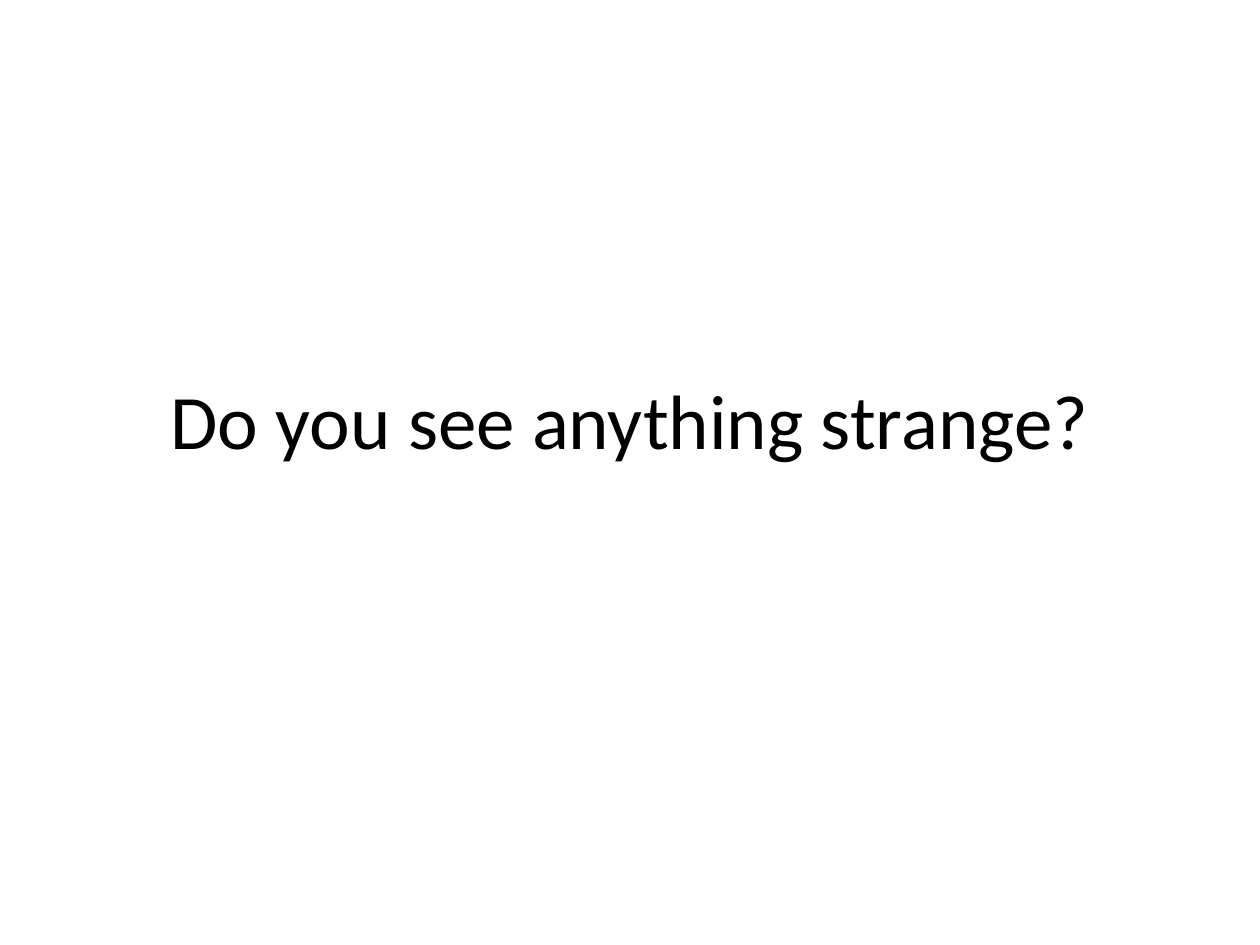
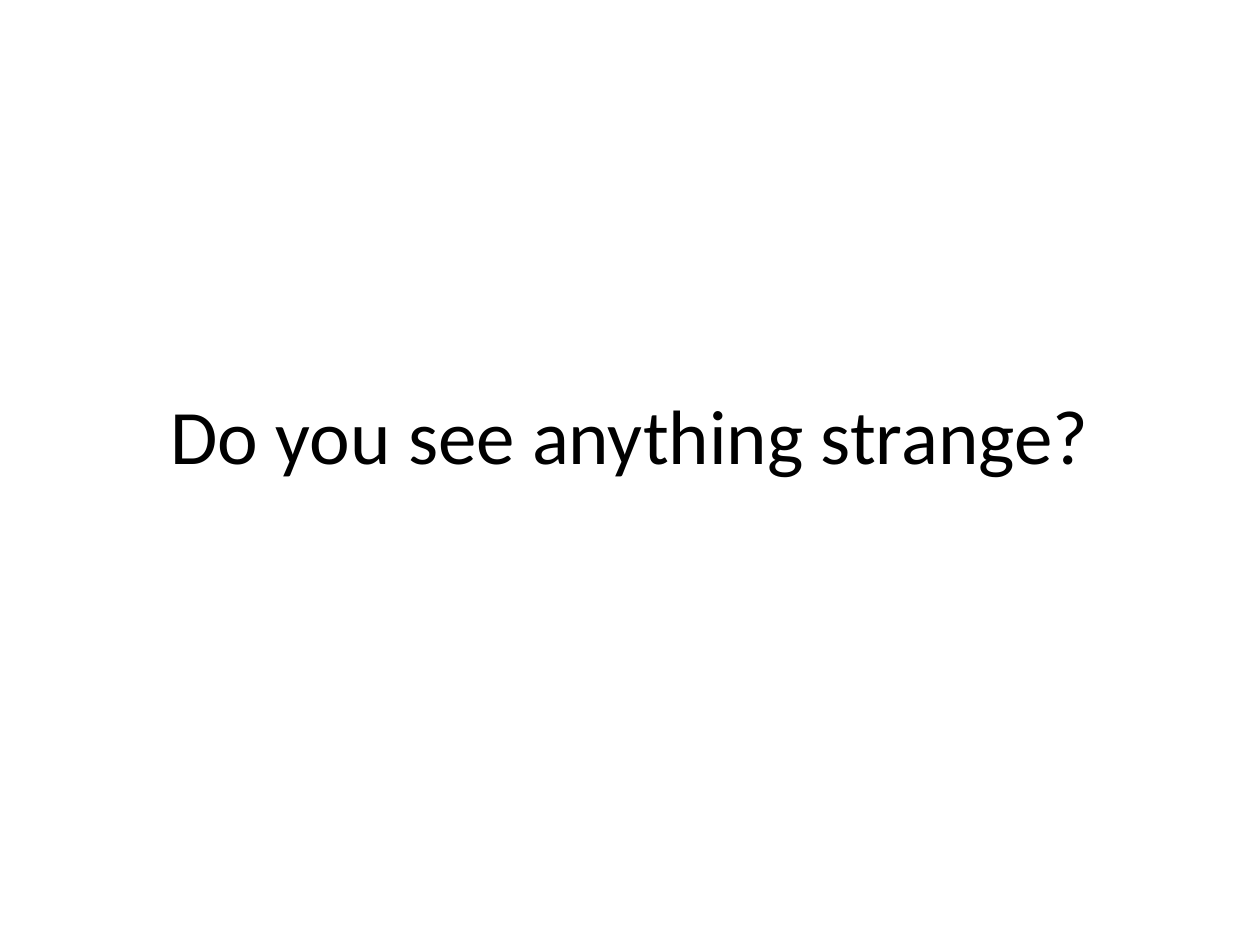
Before and after one commit to SebasN12/Fake-news-classifier, a slide deck: slide 19 of fake-news-classifier.pptx (slide 18 before the commit). Drawn at 1260x945 pixels with LibreOffice and Linux fonts; fonts in the diff are those of the drawing. Boxes give left, top, right and bottom in pixels: in the first picture for what was removed or moved away, otherwise in the second. Text is boxed around its words. In the diff, an @@ line names an element or a change of style, - is before the commit and + after.

```diff
--- a/fake-news-classifier.pptx
+++ b/fake-news-classifier.pptx
@@ text "Do you see anything strange?": place and size @@
-text "Do you see anything strange?" at (170, 395, 1088, 463)
+text "Do you see anything strange?" at (170, 410, 1088, 478)
```
Also in this commit, not shown: 4 other slides changed, 1 slide added, 1 other file.
